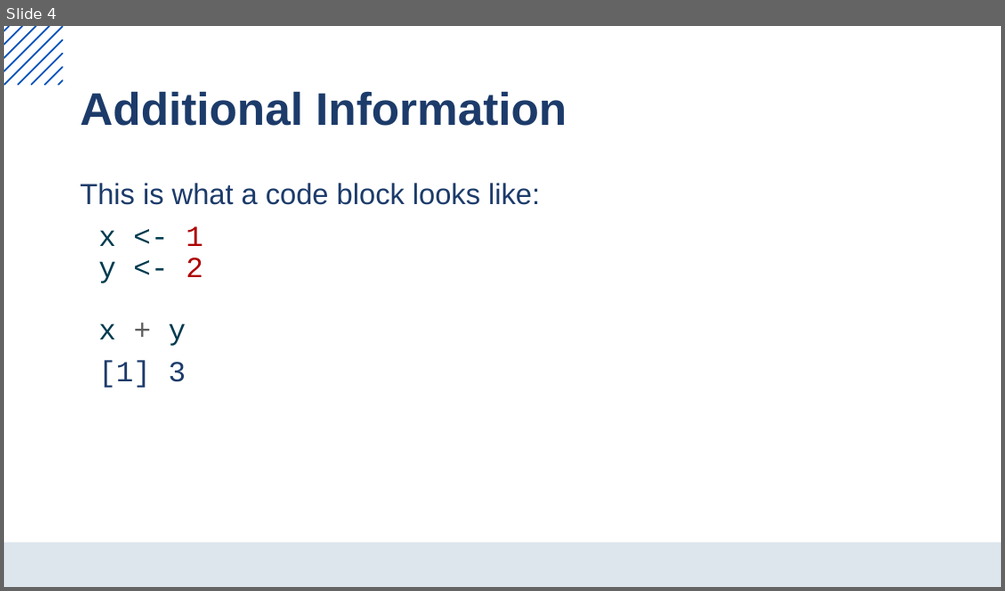
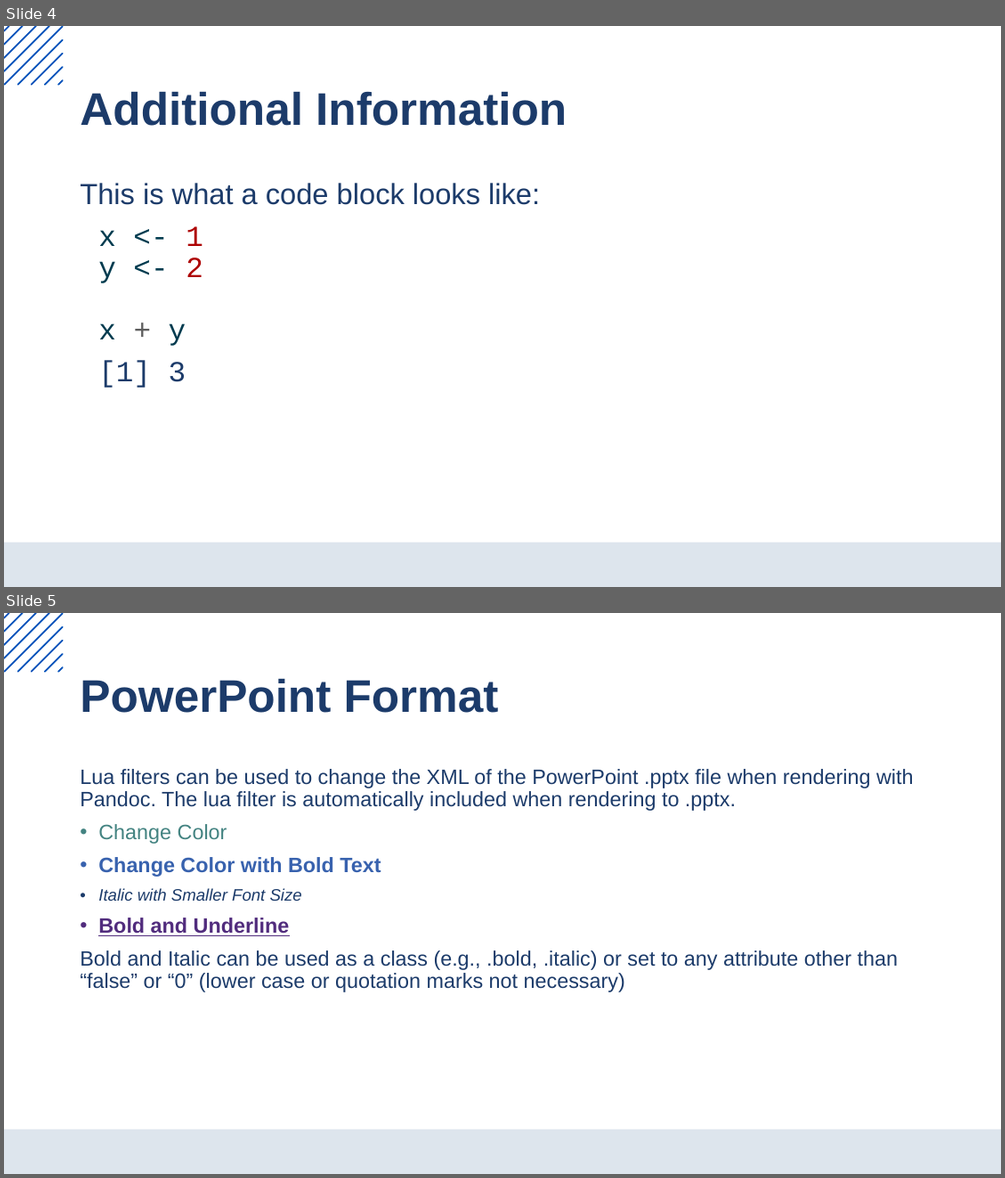
Before and after one commit to bhelsel/quarto-kansas, a slide deck: template.pptx. Shown one above the other, each under a label of ours: slide 4 before the commit, slides 4 and 5 after it. The pictures are 1005x591 and 1005x1178 pixels, drawn with LibreOffice and Linux fonts; fonts in the diff are those of the drawing; background and template pictures are left out. Boxes give left, top, right and bottom in pixels: in the first picture for what was removed or moved away, otherwise in the second. Text is boxed around its words. In the diff, an @@ line names an element or a change of style, - is before the commit and + after.

Commit message:
Update pptx format

```diff
--- a/template.pptx
+++ b/template.pptx
@@ slide 5 added at box(4, 613, 1001, 1174), background #FFFFFF; not listed: 11 template elements that a slide beside it also shows @@
@@ title added at box(80, 678, 499, 713), 44 pt, text #1C3B6A, bold @@
+PowerPoint Format
@@ text added at box(80, 769, 914, 992), 20 pt, text #1C3B6A @@
+Lua filters can be used to change the XML of the PowerPoint .pptx file when rendering with Pandoc. The lua filter is automatically included when rendering to .pptx.
+• Change Color
+• Change Color with Bold Text
+• Italic with Smaller Font Size
+• Bold and Underline
+Bold and Italic can be used as a class (e.g., .bold, .italic) or set to any attribute other than “false” or “0” (lower case or quotation marks not necessary)
```
Also in this commit, not shown: 1 slide changed, 2 other files.
